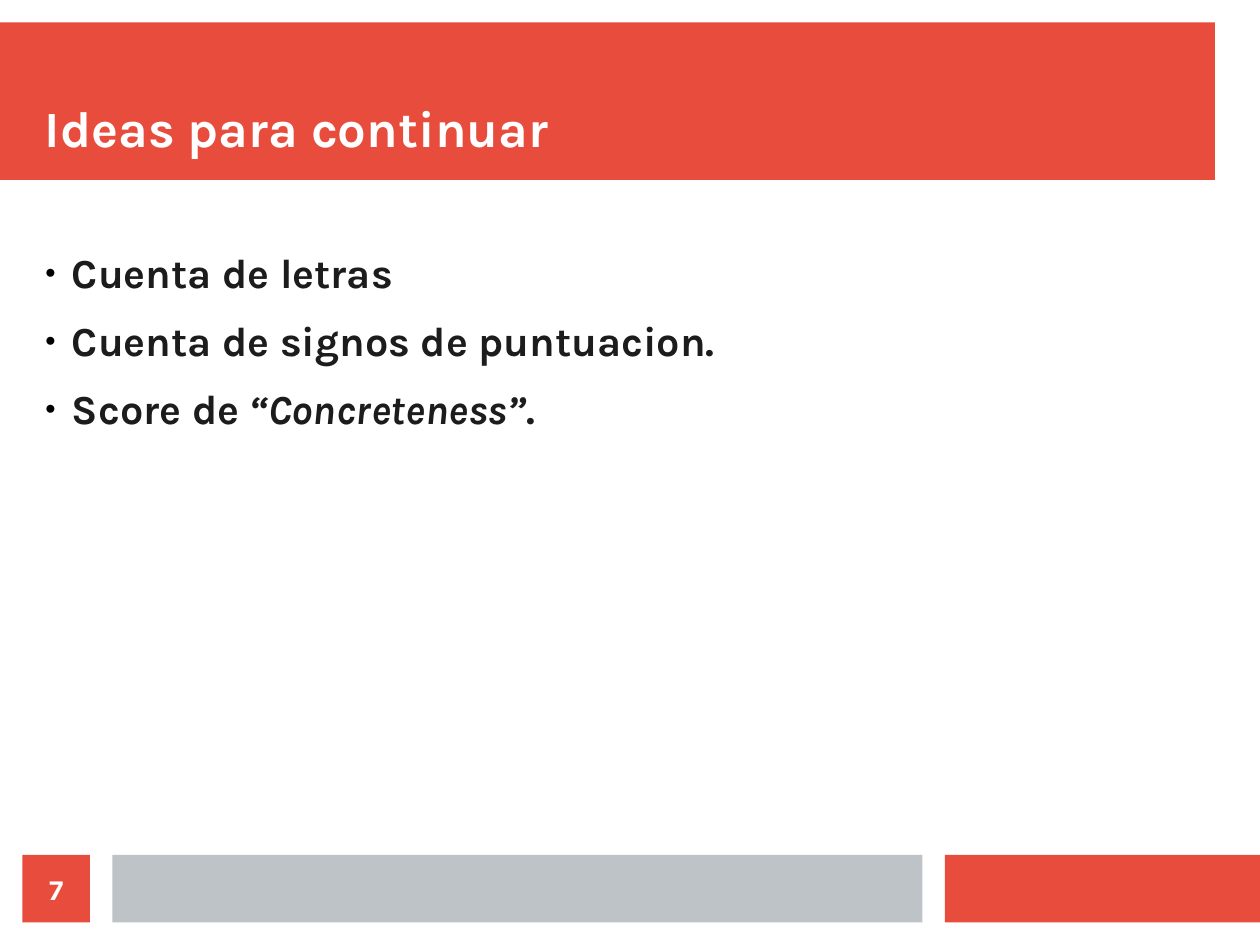
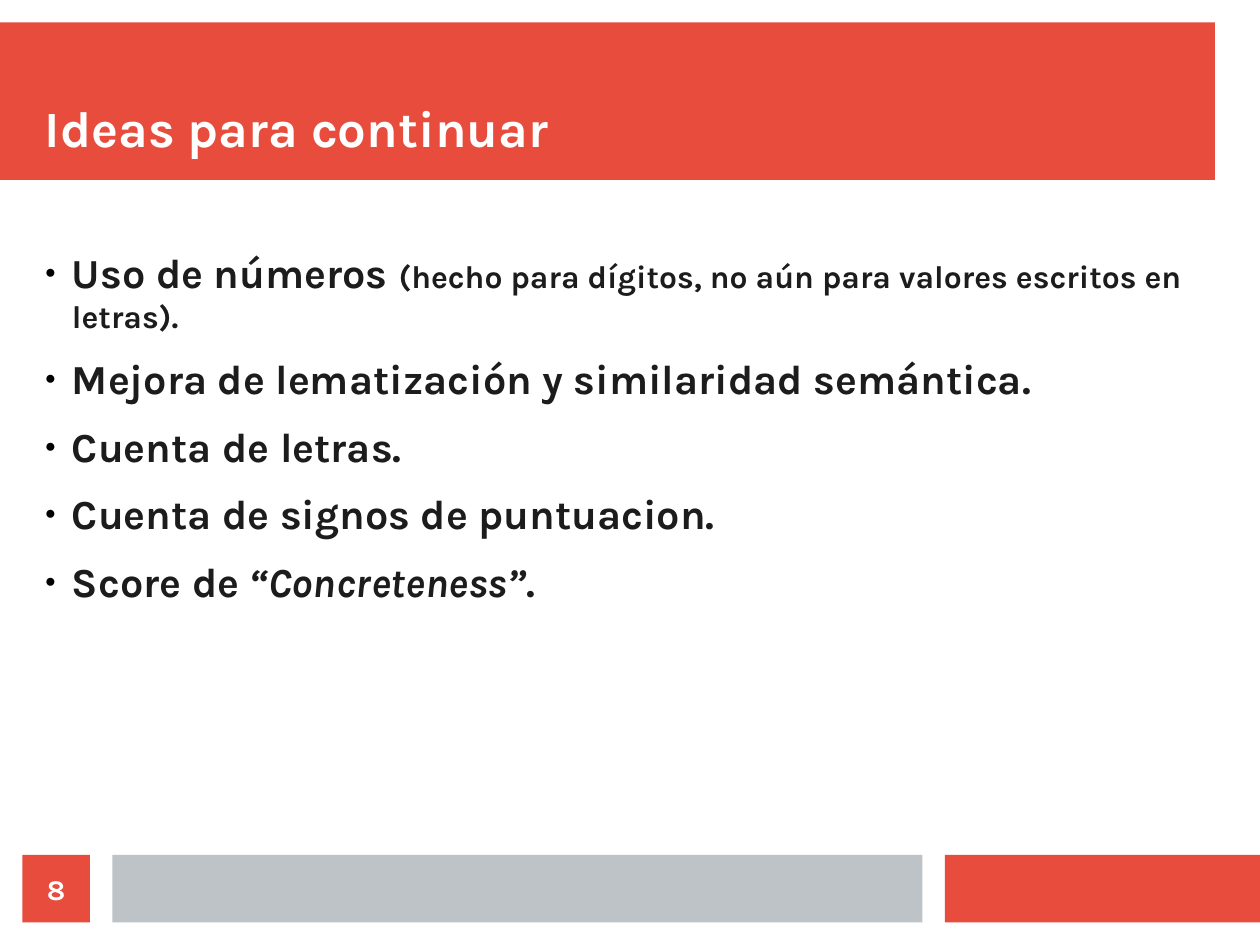
Before and after one commit to jpilorget/textmining-pf, a slide deck: slide 8 of presentacion_trabajo.odp (slide 7 before the commit). Drawn at 1260x945 pixels with LibreOffice and Linux fonts; fonts in the diff are those of the drawing. Boxes give left, top, right and bottom in pixels: in the first picture for what was removed or moved away, otherwise in the second. Text is boxed around its words. In the diff, an @@ line names an element or a change of style, - is before the commit and + after.

```diff
--- a/presentacion_trabajo.odp
+++ b/presentacion_trabajo.odp
@@ text at (72,255,1182,463): text changed @@
-● Cuenta de letras
+● Uso de números (hecho para dígitos, no aún para valores escritos en letras).
+● Mejora de lematización y similaridad semántica.
+● Cuenta de letras.
@@ page number at (47,881,65,901): text changed @@
-7
+8
```
Also in this commit, not shown: 1 other slide changed, 1 slide added, 1 other file.
